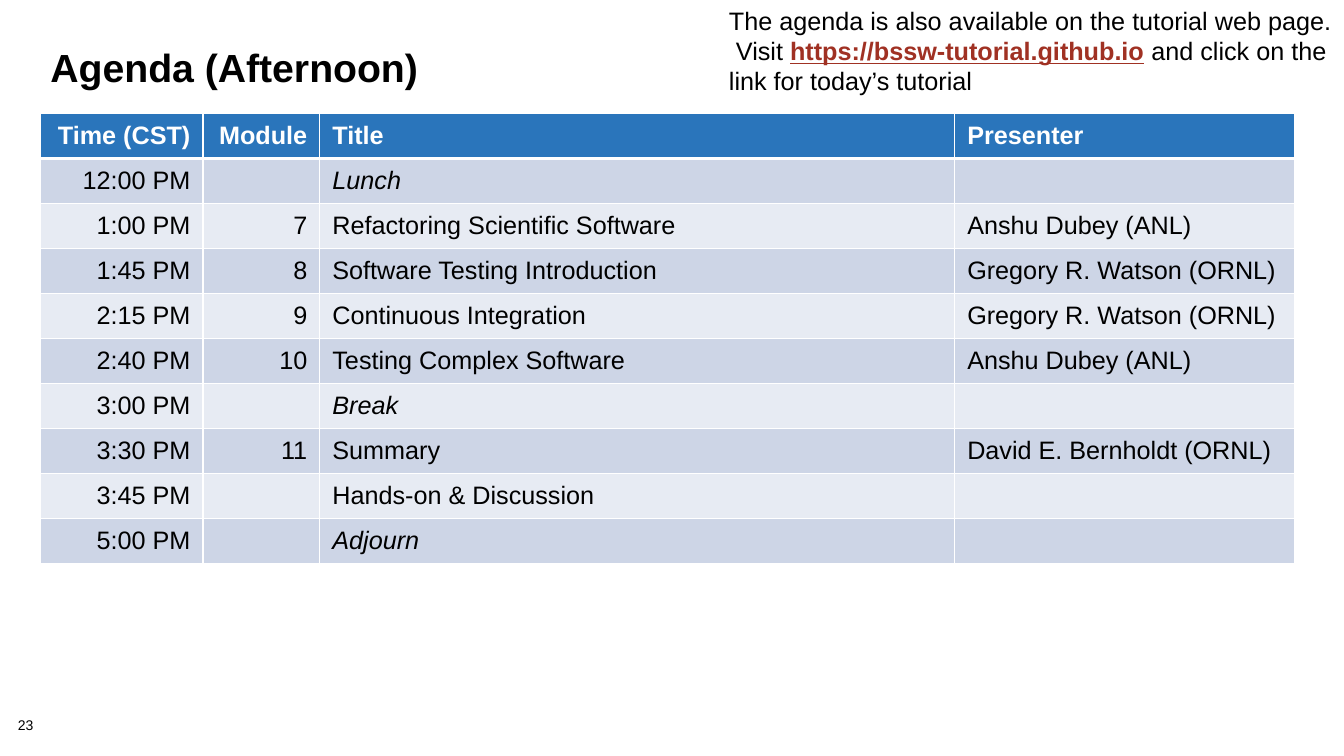
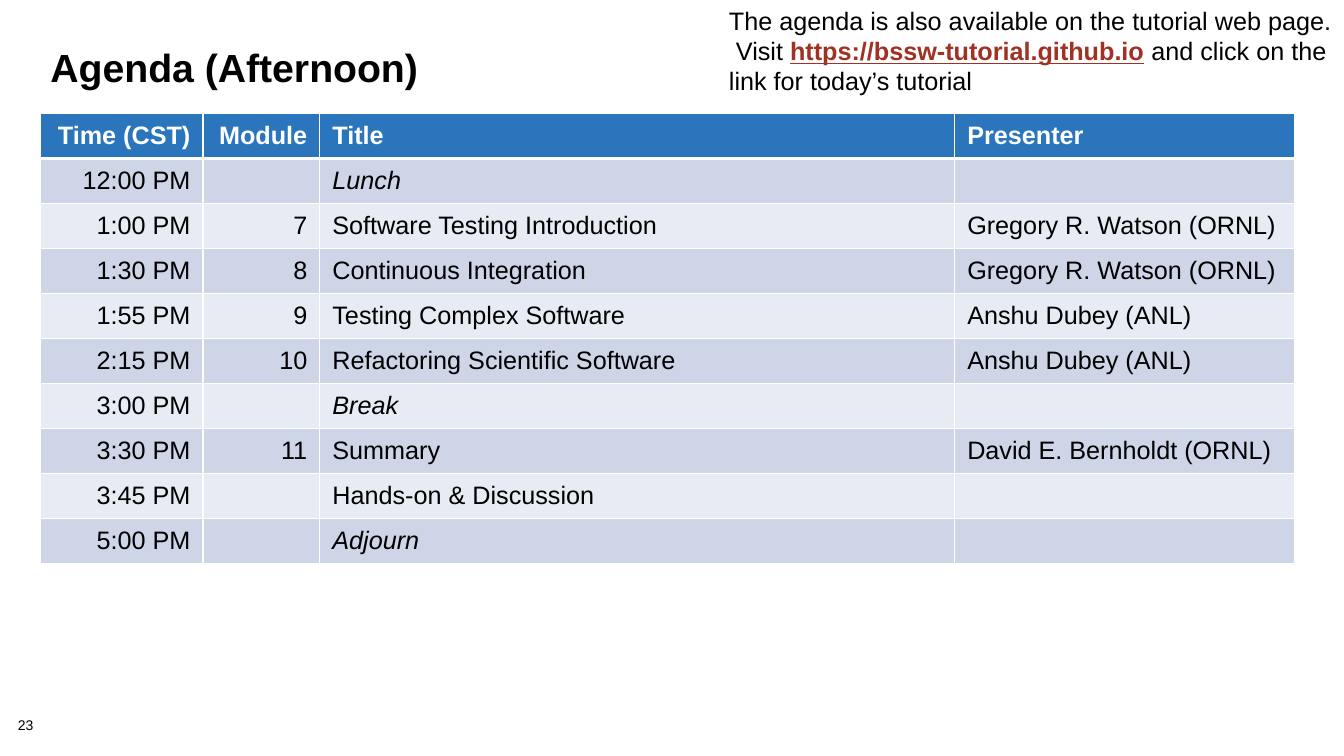
Before and after one commit to bssw-tutorial/presentations, a slide deck: slide 23 of overview.pptx. Drawn at 1344x756 pixels with LibreOffice and Linux fonts; fonts in the diff are those of the drawing; background and template pictures are left out. Boxes give left, top, right and bottom in pixels: in the first picture for what was removed or moved away, otherwise in the second. Text is boxed around its words. In the diff, an @@ line names an element or a change of style, - is before the commit and + after.

Commit message:
Revise agenda
Putting refactoring after testing

```diff
--- a/overview.pptx
+++ b/overview.pptx
@@ table at (x1=40, y1=114, x2=1295, y2=585) @@
-row 3, column 3: Refactoring Scientific Software
+row 3, column 3: Software Testing Introduction
-row 3, column 4: Anshu Dubey (ANL)
+row 3, column 4: Gregory R. Watson (ORNL)
-row 4, column 1: 1:45 PM
+row 4, column 1: 1:30 PM
-row 4, column 3: Software Testing Introduction
+row 4, column 3: Continuous Integration
-row 5: 2:15 PM | 9 | Continuous Integration | Gregory R. Watson (ORNL)
+row 5: 1:55 PM | 9 | Testing Complex Software | Anshu Dubey (ANL)
-row 6, column 1: 2:40 PM
+row 6, column 1: 2:15 PM
-row 6, column 3: Testing Complex Software
+row 6, column 3: Refactoring Scientific Software
```
Also in this commit, not shown: 1 other file.
